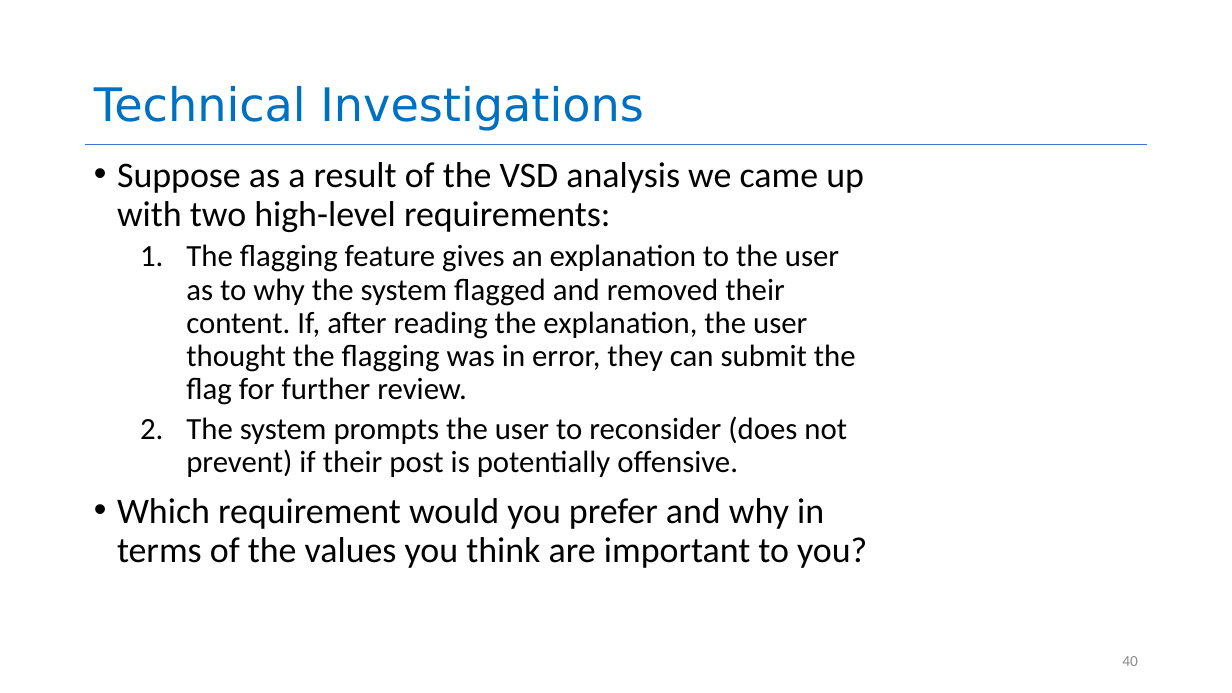
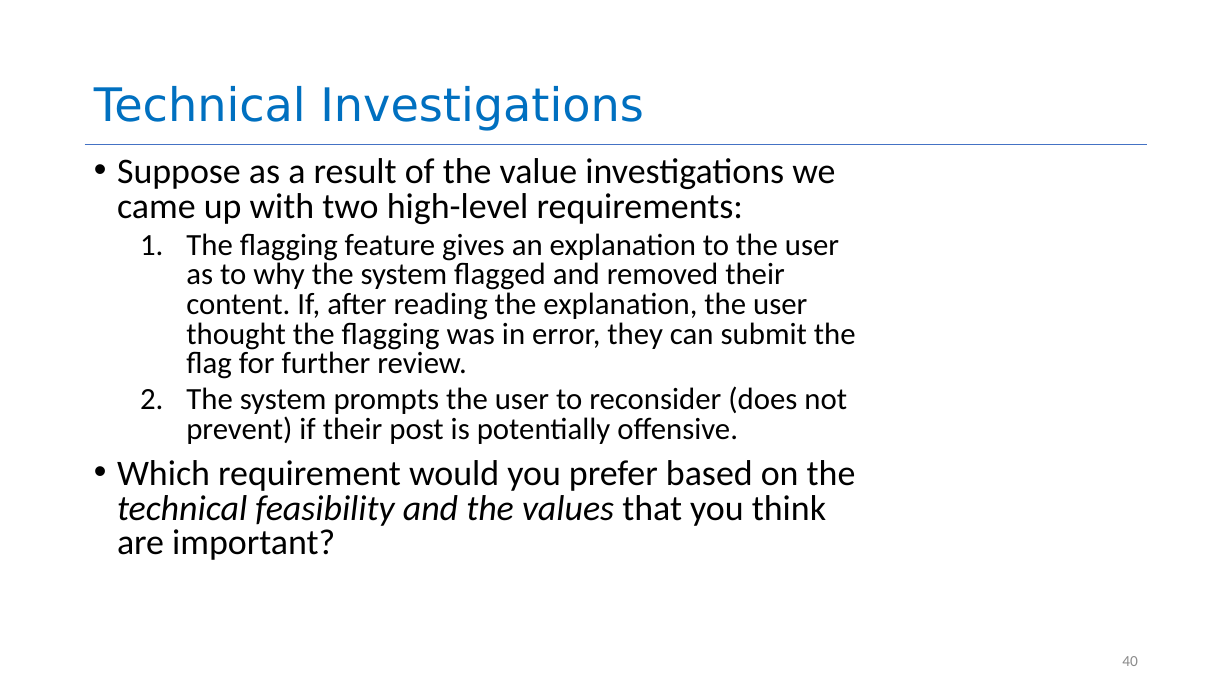
Before and after one commit to yashburshe/CS4530-Fall-2025, a slide deck: slide 40 of Slides/Module 01.2 Requirements Gathering.pptx. Drawn at 1232x693 pixels with LibreOffice and Linux fonts; fonts in the diff are those of the drawing. Boxes give left, top, right and bottom in pixels: in the first picture for what was removed or moved away, otherwise in the second. Text is boxed around its words. In the diff, an @@ line names an element or a change of style, - is before the commit and + after.

```diff
--- a/Slides/Module 01.2 Requirements Gathering.pptx
+++ b/Slides/Module 01.2 Requirements Gathering.pptx
@@ text at (117, 158, 835, 224): text changed @@
-• Suppose as a result of the VSD analysis we came up with two high-level requirements:
+• Suppose as a result of the value investigations we came up with two high-level requirements:
@@ text at (186, 233, 856, 444): line spacing 0.9 to 0.8 @@
@@ text at (117, 460, 856, 560): text changed @@
-• Which requirement would you prefer and why in terms of the values you think are important to you?
+• Which requirement would you prefer based on the technical feasibility and the values that you think are important?
```
Also in this commit, not shown: 6 other slides changed, 3 other files.
